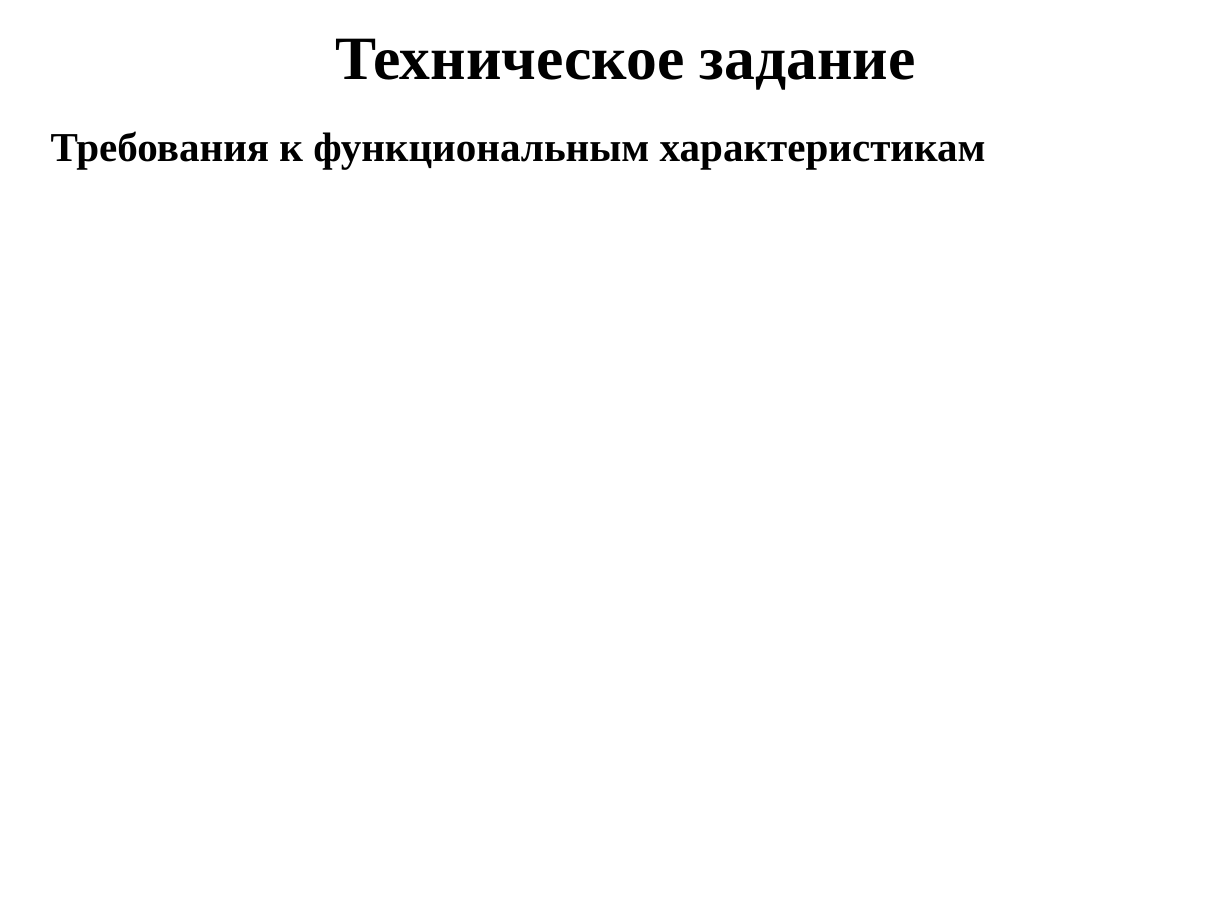
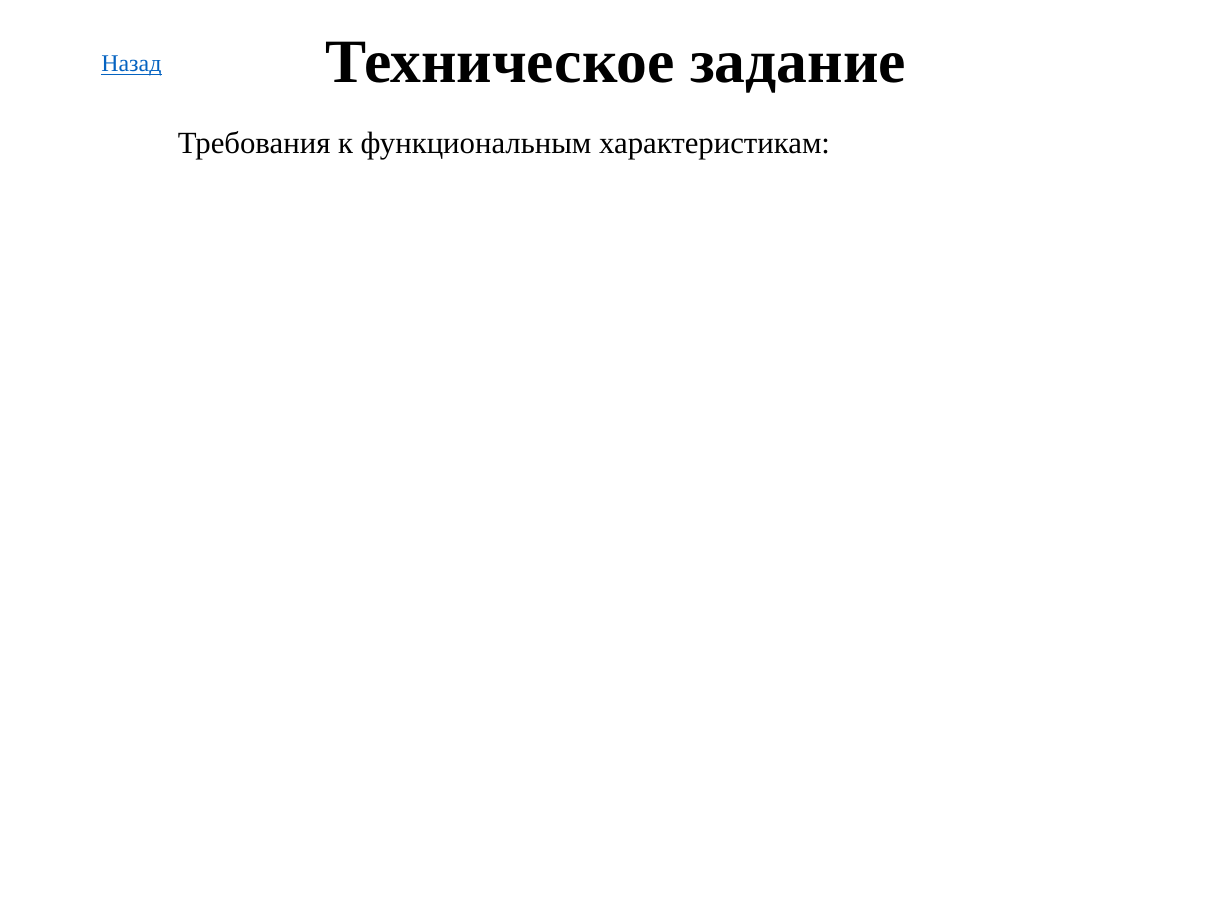
Before and after one commit to AntonSidorov1/DiplomProject, a slide deck: slide 6 of сидоров антон дмитриевич, Группа 493 - Презентация.pptx. Drawn at 1232x924 pixels with LibreOffice and Linux fonts; fonts in the diff are those of the drawing; background and template pictures are left out. Boxes give left, top, right and bottom in pixels: in the first picture for what was removed or moved away, otherwise in the second. Text is boxed around its words. In the diff, an @@ line names an element or a change of style, - is before the commit and + after.

```diff
--- a/сидоров антон дмитриевич, Группа 493 - Презентация.pptx
+++ b/сидоров антон дмитриевич, Группа 493 - Презентация.pptx
@@ text added at (x1=101, y1=55, x2=161, y2=76), 14 pt, text #0563C1, underline @@
+Назад
@@ text "Техническое задание" moved from (x1=335, y1=38, x2=916, y2=90) to (x1=326, y1=41, x2=906, y2=93) @@
@@ text at (x1=178, y1=131, x2=830, y2=160): text changed; size 24 to 18 pt; bold off @@
-Требования к функциональным характеристикам
+Требования к функциональным характеристикам:
```
Also in this commit, not shown: 3 other slides changed, 3 slides added, 3 slides removed.
